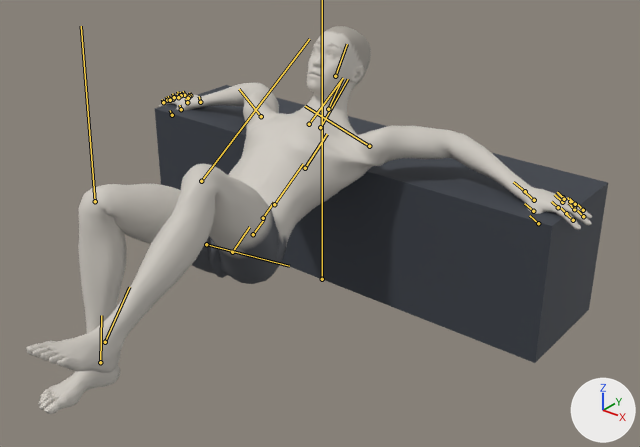
Two versions of the glTF model exports/single-leg-hip-thrust.glb, one commit apart.
One viewpoint serves both versions: a 50 mm lens placed at (1.67, -2.11, 1.52), pointed at (0.21, -0.27, 0.38). Every picture has the same lights, and +X, +Y and +Z are marked at lower right. The older version comes first. Both versions are drawn at frame 108 of the action 'single-leg-hip-thrust_right'; the numbers are the values there. The bones that change, and the others that lie on the model, are drawn over the model as lines.

Objects in the first picture: 'Mesh_0', 'bench'.
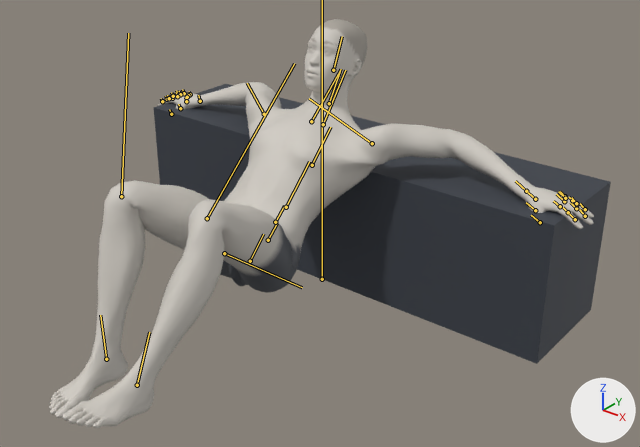
ob_props is not drawn itself; it is the parent of ob_bench.

Where the change shows, as pixel boxes [x1, y1, x2, y2] in the pictures (640 x 447 px):
```json
{"object": "Mesh_0", "change": "posed", "before": [26, 26, 592, 414], "after": [49, 19, 594, 428]}
{"object": "bench", "change": "posed", "before": [155, 85, 608, 363], "after": [153, 84, 611, 364]}
{"bone": "pelvis", "before": "(232, 252) to (249, 227)", "after": "(250, 261) to (263, 234)"}
{"bone": "upperarm_l", "before": "(369, 146) to (305, 106)", "after": "(372, 143) to (309, 98)"}
{"bone": "upperarm_r", "before": "(261, 116) to (239, 89)", "after": "(264, 114) to (247, 83)"}
{"bone": "neck_01", "before": "(328, 109) to (342, 79)", "after": "(329, 103) to (340, 71)"}
{"bone": "calf_l", "before": "(201, 181) to (309, 39)", "after": "(207, 218) to (294, 63)"}
{"bone": "foot_l", "before": "(105, 342) to (129, 287)", "after": "(137, 385) to (149, 332)"}
{"bone": "thigh_r", "before": "(206, 244) to (289, 266)", "after": "(224, 253) to (302, 287)"}
{"bone": "calf_r", "before": "(95, 201) to (81, 26)", "after": "(121, 196) to (128, 33)"}
{"bone": "foot_r", "before": "(100, 362) to (101, 315)", "after": "(106, 359) to (100, 315)"}
```

The change, as JSON lines over the scene's bpy script:
```json
{"block": "bone_pelvis", "where": "bone_pelvis = bpy.data.objects['Body'].pose.bones['pelvis']  # child of 'Root'"}
{"op": "set", "path": "bone_pelvis.location", "old": "(0.425, -0.695, 0.0)", "new": "(0.353, -0.756, 0.0)"}
{"op": "set", "path": "bone_pelvis.rotation_quaternion", "old": "(0.886, 0.0, 0.0, 0.465)", "new": "(0.925, 0.0, 0.0, 0.381)", "note": "degrees (0, 0, 55) -> degrees (0, 0, 45)"}
{"block": "bone_upperarm_l", "where": "bone_upperarm_l = bpy.data.objects['Body'].pose.bones['upperarm_l']  # child of 'clavicle_l'"}
{"op": "set", "path": "bone_upperarm_l.rotation_quaternion", "old": "(0.626, 0.372, 0.078, -0.681)", "new": "(0.706, 0.365, 0.118, -0.595)", "note": "degrees (27, 37, -86) -> degrees (28, 37, -71)"}
{"block": "bone_upperarm_r", "where": "bone_upperarm_r = bpy.data.objects['Body'].pose.bones['upperarm_r']  # child of 'clavicle_r'"}
{"op": "set", "path": "bone_upperarm_r.rotation_quaternion", "old": "(0.626, -0.372, -0.078, -0.681)", "new": "(0.706, -0.365, -0.118, -0.595)", "note": "degrees (-27, -37, -86) -> degrees (-28, -37, -71)"}
{"block": "bone_neck_01", "where": "bone_neck_01 = bpy.data.objects['Body'].pose.bones['neck_01']  # child of 'spine_04'"}
{"op": "set", "path": "bone_neck_01.rotation_quaternion", "old": "(0.994, 0.0, 0.0, -0.112)", "new": "(0.995, 0.0, 0.0, -0.097)", "note": "degrees (0, 0, -13) -> degrees (0, 0, -11)"}
{"block": "bone_calf_l", "where": "bone_calf_l = bpy.data.objects['Body'].pose.bones['calf_l']  # child of 'thigh_l'"}
{"op": "set", "path": "bone_calf_l.rotation_quaternion", "old": "(0.677, -0.028, 0.094, -0.73)", "new": "(0.689, -0.013, 0.076, -0.72)", "note": "degrees (-10, 5, -95) -> degrees (-7, 5, -93)"}
{"block": "bone_foot_l", "where": "bone_foot_l = bpy.data.objects['Body'].pose.bones['foot_l']  # child of 'calf_l'"}
{"op": "set", "path": "bone_foot_l.rotation_quaternion", "old": "(0.993, 0.081, -0.011, -0.079)", "new": "(0.988, 0.057, -0.008, -0.144)", "note": "degrees (9, -1, -9) -> degrees (7, 0, -17)"}
{"block": "bone_thigh_r", "where": "bone_thigh_r = bpy.data.objects['Body'].pose.bones['thigh_r']  # child of 'pelvis'"}
{"op": "set", "path": "bone_thigh_r.rotation_quaternion", "old": "(0.837, -0.002, -0.021, 0.547)", "new": "(0.745, 0.015, -0.065, 0.664)", "note": "degrees (-1, -2, 66) -> degrees (-4, -7, 84)"}
{"block": "bone_calf_r", "where": "bone_calf_r = bpy.data.objects['Body'].pose.bones['calf_r']  # child of 'thigh_r'"}
{"op": "set", "path": "bone_calf_r.rotation_quaternion", "old": "(0.575, 0.024, -0.103, -0.811)", "new": "(0.607, 0.011, -0.083, -0.79)", "note": "degrees (11, -5, -110) -> degrees (8, -5, -105)"}
{"block": "bone_foot_r", "where": "bone_foot_r = bpy.data.objects['Body'].pose.bones['foot_r']  # child of 'calf_r'"}
{"op": "set", "path": "bone_foot_r.rotation_quaternion", "old": "(0.991, -0.119, 0.06, -0.028)", "new": "(0.968, -0.143, 0.044, -0.201)", "note": "degrees (-14, 6, -4) -> degrees (-17, 2, -24)"}
```
